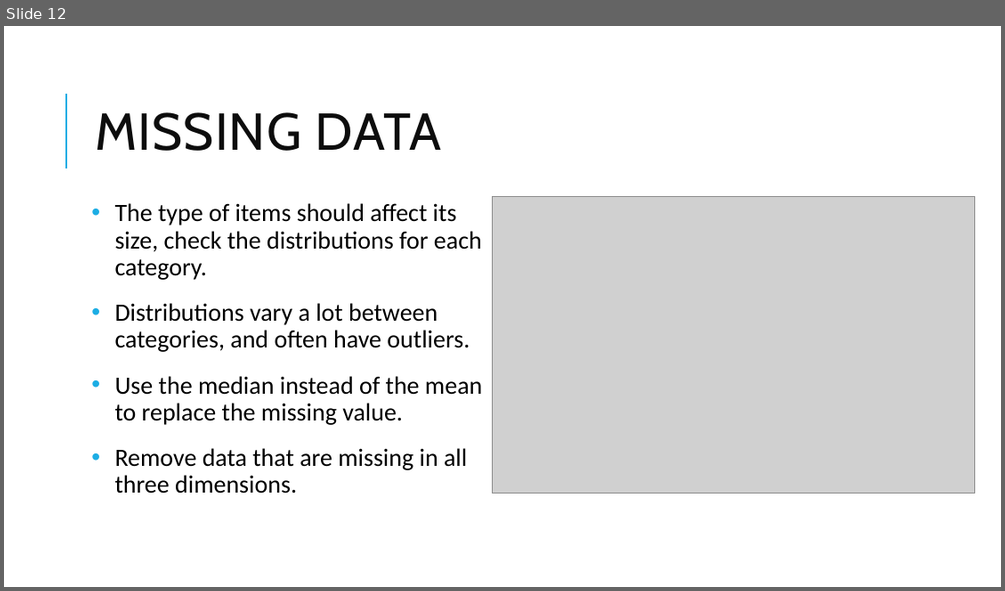
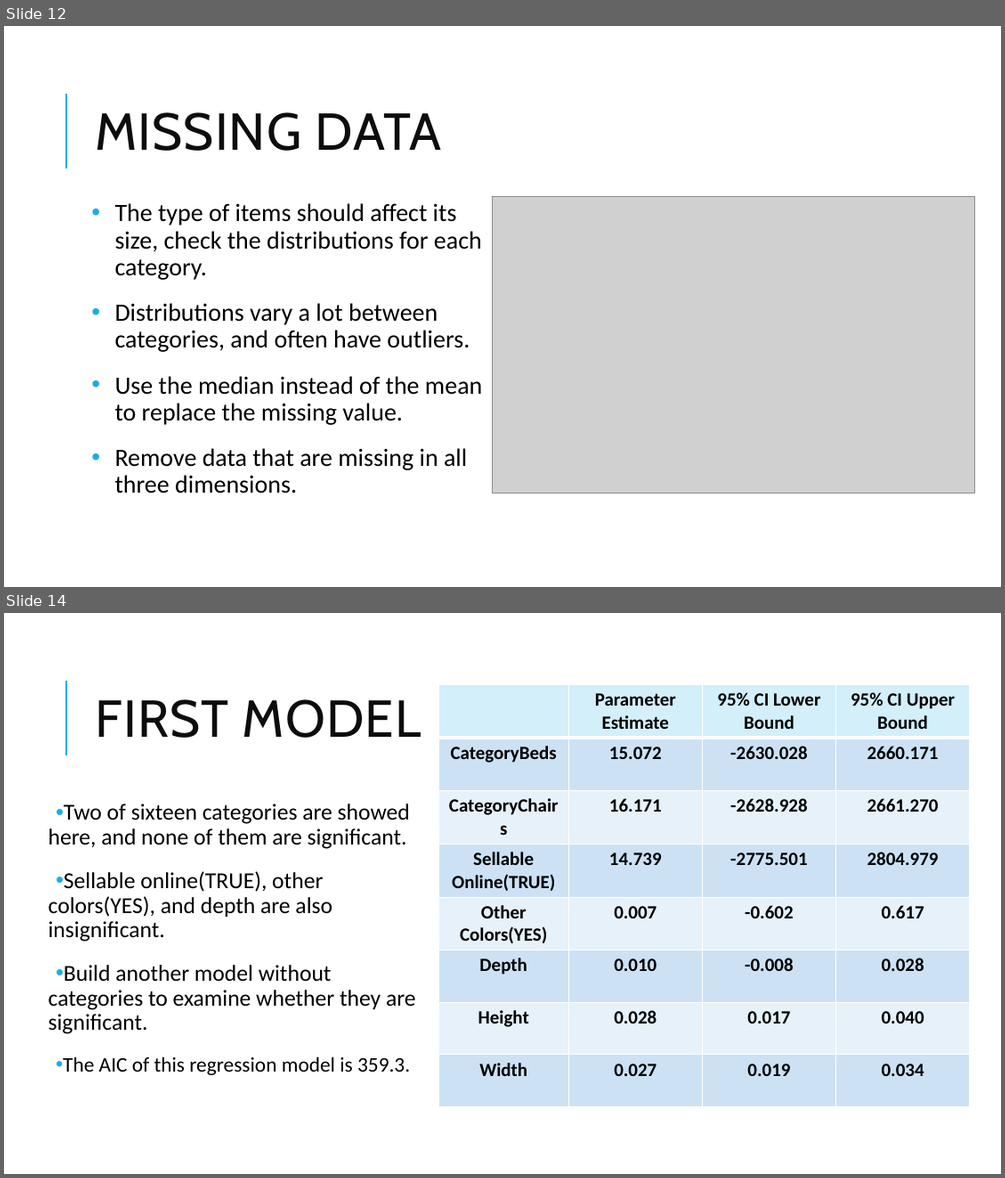
Before and after one commit to w-arnott/DAS-Group-23, a slide deck: Group_23_presentation.pptx. Shown one above the other, each under a label of ours: slide 12 before the commit, slides 12 and 14 after it; the slides between them are not shown. The pictures are 1005x591 and 1005x1178 pixels, drawn with LibreOffice and Linux fonts; fonts in the diff are those of the drawing; grey boxes stand for pictures. Boxes give left, top, right and bottom in pixels: in the first picture for what was removed or moved away, otherwise in the second. Text is boxed around its words. In the diff, an @@ line names an element or a change of style, - is before the commit and + after.

```diff
--- a/Group_23_presentation.pptx
+++ b/Group_23_presentation.pptx
@@ slide 14 added at [4,613,1001,1174], background #FFFFFF; not listed: 1 template element that a slide beside it also shows @@
@@ table added at [438,685,971,1103], 8 rows, 4 columns @@
+ | Parameter / Estimate | 95% CI Lower Bound | 95% CI Upper Bound
+CategoryBeds | 15.072 | -2630.028 | 2660.171
+CategoryChairs | 16.171 | -2628.928 | 2661.270
+Sellable / Online(TRUE) | 14.739 | -2775.501 | 2804.979
+Other / Colors(YES) | 0.007 | -0.602 | 0.617
+Depth | 0.010 | -0.008 | 0.028
+Height | 0.028 | 0.017 | 0.040
+Width | 0.027 | 0.019 | 0.034
@@ title added at [95,699,421,738], 50 pt, text #0D0D0D @@
+FIRST MODEL
@@ text added at [48,803,416,1075], 22 pt, text #000000 @@
+• Two of sixteen categories are showed here, and none of them are significant.
+• Sellable online(TRUE), other colors(YES), and depth are also insignificant.
+• Build another model without categories to examine whether they are significant.
+• The AIC of this regression model is 359.3.
```
Also in this commit, not shown: 1 slide changed, 3 other slides added, 1 slide removed.
